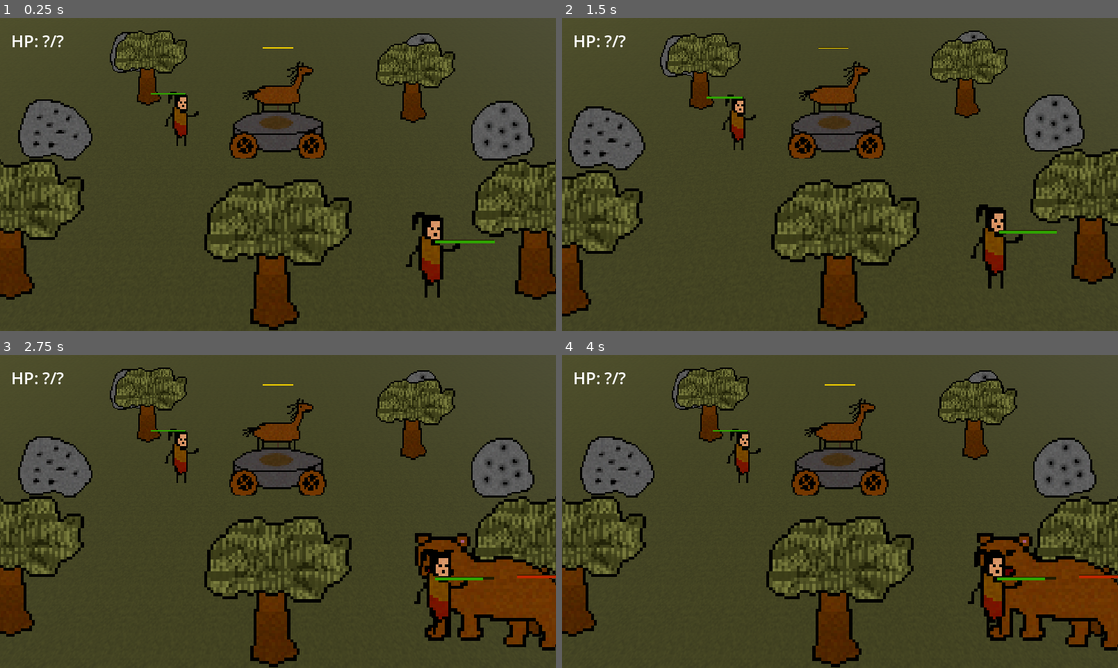
Above: before the commit, frames 1-4 (two rows, left to right).
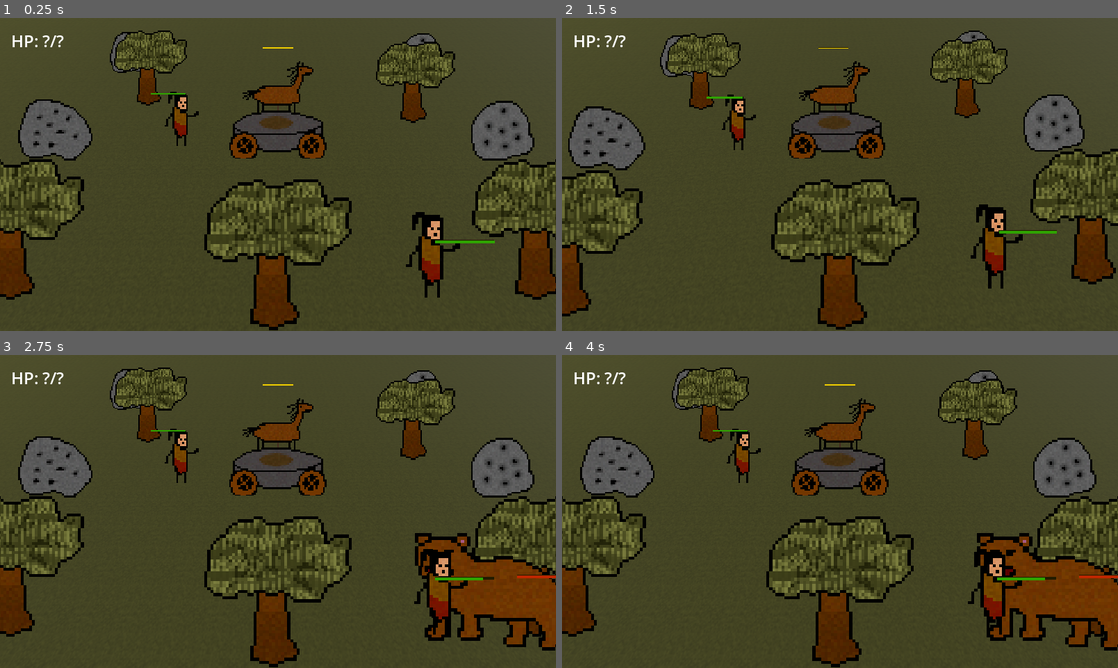
Above: after the commit, the same moments.

Repository: EnesBaytekin/har
Game: Godot game, scene res://scenes/test/test_scene.tscn
Same seed, same stepped clock (60 frames per second), same inputs: the game is played once before the commit and once after it.
Inputs (mouse positions are in pixels of both pictures, inside the frame that each line leads up to):
- Up to frame 1 (0.25 s): no input
- Up to frame 2 (1.5 s): tap Enter at 0.5 s; move the mouse to (962, 158) at 0.52 s; tap 8 at 0.6 s; click (962, 158) at 0.67 s; tap Space at 1.25 s; move the mouse to (728, 190) at 1.27 s; tap 9 at 1.35 s; click (728, 190) at 1.42 s
- Up to frame 3 (2.75 s): tap Enter at 2, 2.1 s; move the mouse to (333, 442) at 2.02 s; click (333, 442) at 2.17 s
- Up to frame 4 (4 s): move the mouse to (812, 574) at 2.77 s; tap 8 at 2.85 s; click (812, 574) at 2.92 s; tap Space at 3.5 s; move the mouse to (1006, 558) at 3.52 s; tap 9 at 3.6 s; click (1006, 558) at 3.67 s

The runs differ from the first frame. In frame 1, less than 0.1% of the frame differs, in the area x 4-100%, y 18-82%; in frame 2, less than 0.1%, in the area x 3-99%, y 19-82%; in frame 3, less than 0.1%; in frame 4, less than 0.1%.

Commit message:
feat: add meat and cook system

Diff:
--- a/project.godot
+++ b/project.godot
@@ -71,13 +71,13 @@
 p0_interact={
 "deadzone": 0.5,
 "events": [Object(InputEventKey,"resource_local_to_scene":false,"resource_name":"","device":0,"window_id":0,"alt_presse …(191 unchanged characters)…
-,Object(InputEventJoypadButton,"resource_local_to_scene":false,"resource_name":"","device":-1,"window_id":0,"button_index":0,"pressure":0,"pressed":false,"script":null)
+,Object(InputEventJoypadButton,"resource_local_to_scene":false,"resource_name":"","device":0,"window_id":0,"button_index":0,"pressure":0,"pressed":false,"script":null)
 ]
 }
 p1_interact={
 "deadzone": 0.5,
 "events": [Object(InputEventKey,"resource_local_to_scene":false,"resource_name":"","device":0,"window_id":0,"alt_presse …(191 unchanged characters)…
-,Object(InputEventJoypadButton,"resource_local_to_scene":false,"resource_name":"","device":-1,"window_id":0,"button_index":0,"pressure":0,"pressed":false,"script":null)
+,Object(InputEventJoypadButton,"resource_local_to_scene":false,"resource_name":"","device":1,"window_id":0,"button_index":0,"pressure":0,"pressed":false,"script":null)
 ]
 }
 p0_throw={
@@ -94,25 +94,25 @@
 p0_item={
 "deadzone": 0.5,
 "events": [Object(InputEventKey,"resource_local_to_scene":false,"resource_name":"","device":0,"window_id":0,"alt_presse …(191 unchanged characters)…
-,Object(InputEventJoypadButton,"resource_local_to_scene":false,"resource_name":"","device":-1,"window_id":0,"button_index":2,"pressure":0,"pressed":false,"script":null)
+,Object(InputEventJoypadButton,"resource_local_to_scene":false,"resource_name":"","device":0,"window_id":0,"button_index":2,"pressure":0,"pressed":false,"script":null)
 ]
 }
 p1_item={
 "deadzone": 0.5,
 "events": [Object(InputEventKey,"resource_local_to_scene":false,"resource_name":"","device":0,"window_id":0,"alt_presse …(191 unchanged characters)…
-,Object(InputEventJoypadButton,"resource_local_to_scene":false,"resource_name":"","device":-1,"window_id":0,"button_index":2,"pressure":0,"pressed":false,"script":null)
+,Object(InputEventJoypadButton,"resource_local_to_scene":false,"resource_name":"","device":1,"window_id":0,"button_index":2,"pressure":0,"pressed":false,"script":null)
 ]
 }
 p0_mount={
 "deadzone": 0.5,
 "events": [Object(InputEventKey,"resource_local_to_scene":false,"resource_name":"","device":0,"window_id":0,"alt_presse …(191 unchanged characters)…
-,Object(InputEventJoypadButton,"resource_local_to_scene":false,"resource_name":"","device":-1,"window_id":0,"button_index":1,"pressure":0,"pressed":false,"script":null)
+,Object(InputEventJoypadButton,"resource_local_to_scene":false,"resource_name":"","device":0,"window_id":0,"button_index":1,"pressure":0,"pressed":false,"script":null)
 ]
 }
 p1_mount={
 "deadzone": 0.5,
 "events": [Object(InputEventKey,"resource_local_to_scene":false,"resource_name":"","device":0,"window_id":0,"alt_presse …(191 unchanged characters)…
-,Object(InputEventJoypadButton,"resource_local_to_scene":false,"resource_name":"","device":-1,"window_id":0,"button_index":1,"pressure":0,"pressed":false,"script":null)
+,Object(InputEventJoypadButton,"resource_local_to_scene":false,"resource_name":"","device":1,"window_id":0,"button_index":1,"pressure":0,"pressed":false,"script":null)
 ]
 }
 camera_left={
--- a/scenes/bear/bear.gd
+++ b/scenes/bear/bear.gd
@@ -209,6 +209,10 @@
 	health -= 1
 	_update_health_bar()
 	if health <= 0:
+		var meat := preload("res://scenes/item/dropped_item.tscn").instantiate() as DroppedItem
+		meat.item_type = 4  # RAW_MEAT
+		meat.global_position = global_position
+		get_tree().current_scene.add_child(meat)
 		queue_free()
 		return
 	if _state == State.INVESTIGATING or _state == State.IDLE:
@@ -221,6 +225,10 @@
 	health -= amount
 	_update_health_bar()
 	if health <= 0:
+		var meat := preload("res://scenes/item/dropped_item.tscn").instantiate() as DroppedItem
+		meat.item_type = 4  # RAW_MEAT
+		meat.global_position = global_position
+		get_tree().current_scene.add_child(meat)
 		queue_free()
 		return
 	# Kurt saldırırsa kovala
--- a/scenes/camera/camera_pivot.gd
+++ b/scenes/camera/camera_pivot.gd
@@ -26,13 +26,12 @@
 				_target_angle = _normalize_angle(_target_angle + ROTATION_STEP)
 
 func _process(delta: float) -> void:
-	# Gamepad tetikleri ile kamera dönüşü
-	var lt := Input.get_joy_axis(0, JOY_AXIS_TRIGGER_LEFT)
-	var rt := Input.get_joy_axis(0, JOY_AXIS_TRIGGER_RIGHT)
-	if lt > 0.5:
-		_target_angle = _normalize_angle(_target_angle - rotation_speed * lt * delta)
-	if rt > 0.5:
-		_target_angle = _normalize_angle(_target_angle + rotation_speed * rt * delta)
+	# Gamepad LB/RB ile kamera dönüşü (tüm oyuncular)
+	for pid in range(4):
+		if Input.is_joy_button_pressed(pid, JOY_BUTTON_LEFT_SHOULDER):
+			_target_angle = _normalize_angle(_target_angle - rotation_speed * delta * 1.5)
+		if Input.is_joy_button_pressed(pid, JOY_BUTTON_RIGHT_SHOULDER):
+			_target_angle = _normalize_angle(_target_angle + rotation_speed * delta * 1.5)
 
 	var current_deg := rad_to_deg(rotation.y)
 
--- a/scenes/item/dropped_item.gd
+++ b/scenes/item/dropped_item.gd
@@ -2,7 +2,7 @@
 class_name DroppedItem
 
 ## Item türleri
-enum ItemType { NONE = -1, WOOD = 0, STONE = 1, COAL = 2, APPLE = 3 }
+enum ItemType { NONE = -1, WOOD = 0, STONE = 1, COAL = 2, APPLE = 3, RAW_MEAT = 4, COOKED_MEAT = 5 }
 
 ## Bu dropped item'ın türü
 @export var item_type: ItemType = ItemType.WOOD:
@@ -17,6 +17,8 @@
 	ItemType.STONE: preload("res://assets/sprites/item_stone.png"),
 	ItemType.COAL: preload("res://assets/sprites/item_coal.png"),
 	ItemType.APPLE: preload("res://assets/sprites/item_apple.png"),
+	ItemType.RAW_MEAT: preload("res://assets/sprites/item_meat_raw.png"),
+	ItemType.COOKED_MEAT: preload("res://assets/sprites/item_meat_cooked.png"),
 }
 
 func _ready():
--- a/scenes/player/player.gd
+++ b/scenes/player/player.gd
@@ -13,7 +13,7 @@
 ## Maksimum can
 @export var max_health: int = 5
 
-enum ItemType { NONE = -1, WOOD = 0, STONE = 1, COAL = 2, APPLE = 3 }
+enum ItemType { NONE = -1, WOOD = 0, STONE = 1, COAL = 2, APPLE = 3, RAW_MEAT = 4, COOKED_MEAT = 5 }
 
 const INPUT_PREFIX = "p%d_"
 
@@ -29,6 +29,8 @@
 	ItemType.STONE: preload("res://assets/sprites/item_stone.png"),
 	ItemType.COAL: preload("res://assets/sprites/item_coal.png"),
 	ItemType.APPLE: preload("res://assets/sprites/item_apple.png"),
+	ItemType.RAW_MEAT: preload("res://assets/sprites/item_meat_raw.png"),
+	ItemType.COOKED_MEAT: preload("res://assets/sprites/item_meat_cooked.png"),
 }
 
 var _pickaxe_texture: Texture2D = null
@@ -93,8 +95,10 @@
 				_throw_stone()
 			elif carried_item_type == ItemType.APPLE:
 				_try_feed_horse()
-			elif carried_item_type == ItemType.WOOD or carried_item_type == ItemType.COAL:
+			elif carried_item_type == ItemType.WOOD or carried_item_type == ItemType.COAL or carried_item_type == ItemType.RAW_MEAT:
 				_try_feed_fire()
+			elif carried_item_type == ItemType.COOKED_MEAT:
+				_eat_cooked_meat()
 		else:
 			for n in _nearby_interactables:
 				if not is_instance_valid(n):
@@ -123,18 +127,37 @@
 
 	move_and_slide()
 
-## Yakındaki wagon'un ateşine odun/kömür atar.
+## Pişmiş eti yer, can doldurur.
+func _eat_cooked_meat() -> void:
+	if carried_item_type != ItemType.COOKED_MEAT:
+		return
+	health = minf(health + 3, max_health)
+	_update_health_bar()
+	carried_item_type = -1
+	_update_carried_sprite()
+
+## Yakındaki wagon'un ateşine odun/kömür/çiğ et atar.
 func _try_feed_fire() -> bool:
-	if carried_item_type != ItemType.WOOD and carried_item_type != ItemType.COAL:
+	if carried_item_type != ItemType.WOOD and carried_item_type != ItemType.COAL and carried_item_type != ItemType.RAW_MEAT:
 		return false
 	for n in _nearby_interactables:
 		if not is_instance_valid(n):
 			continue
 		if n.has_method("add_fuel"):
+			if carried_item_type == ItemType.RAW_MEAT and n.has_method("get_fire_level") and n.get_fire_level() <= 0:
+				continue
 			var d := global_position.distance_squared_to(n.global_position)
 			if d < 12.0:
-				var amount := 0.5 if carried_item_type == ItemType.WOOD else 1.0
-				n.add_fuel(amount)
+				if carried_item_type == ItemType.RAW_MEAT:
+					# Çiğ eti pişmiş ete çevir
+					var scene := preload("res://scenes/item/dropped_item.tscn")
+					var cooked := scene.instantiate() as DroppedItem
+					cooked.item_type = 5
+					cooked.global_position = global_position + -global_transform.basis.z * 0.5
+					get_tree().current_scene.add_child(cooked)
+				else:
+					var amount := 0.5 if carried_item_type == ItemType.WOOD else 1.0
+					n.add_fuel(amount)
 				carried_item_type = -1
 				_update_carried_sprite()
 				return true
--- a/scenes/wagon/wagon.gd
+++ b/scenes/wagon/wagon.gd
@@ -41,8 +41,13 @@
 	return fire_level
 
 ## Ateşe yakıt ekle (odun/kömür). player tarafından çağrılır.
+var _fuel_buffer: float = 0.0
+
 func add_fuel(amount: float) -> void:
-	fire_level = fire_level + int(amount)
+	_fuel_buffer += amount
+	while _fuel_buffer >= 1.0:
+		fire_level = fire_level + 1
+		_fuel_buffer -= 1.0
 
 func _process(delta: float) -> void:
 	if fire_level <= 0:
Binary file added: assets/sprites/item_bear_hide.png
Not shown, added: assets/sprites/item_bear_hide.png.import
Binary file added: assets/sprites/item_meat_cooked.png
Not shown, added: assets/sprites/item_meat_cooked.png.import
Binary file added: assets/sprites/item_meat_raw.png
Not shown, added: assets/sprites/item_meat_raw.png.import
Binary file changed: assets/sprites/tree.png
